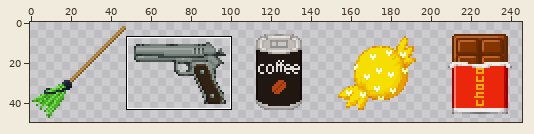
Sprite sheet -- Assets/Sprite/용량작은 스프라이트/Items.png. The first picture is a wide view before the edit; the outline marks the close-up.
Close-up. Earlier state:
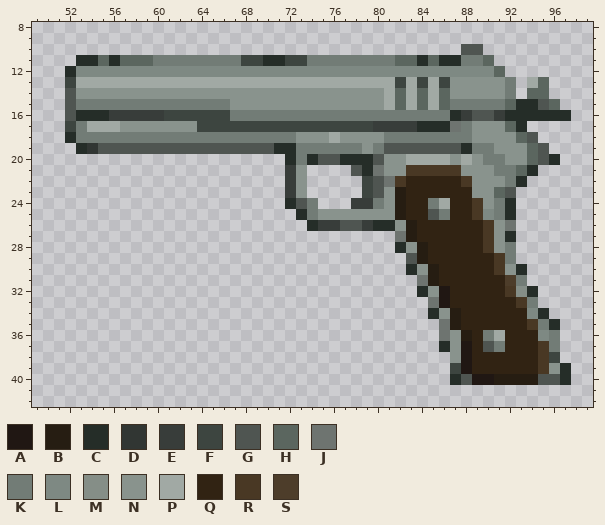
The file is 250x50 pixels. Pixels under 10% opacity are left out. Colours within 5 levels of each other are drawn and written as one. Shown: x 49..99, y 8..42. The wide view leaves out empty margins. The commit also changed other parts of the picture, which this record leaves out.
Palette (. is transparent): A #201713  B #261d12  C #252d28  D #313633  E #383d3a  F #3d4540  G #4f5551  H #5b665f  J #6e7470  K #727c76  L #7e8983  M #858e87  N #89938d  P #a1a9a4  Q #312313  R #493824  S #4d3d2a
Pixels before, first column x 52:
10 ....................................GG........
11 .CCHCHHHKKKKKKKKFFCCFFKKKKKKKKHHCHCCKKH.......
12 CLLLLLLLLLLLLLLLLLLLLLLLLLLLLLLLLLLLLLLH......
13 FPPPPPPPPPPPPPPPPPPPPPPPPPPPPPFPFPFNNNNNK.PH..
14 GNNNNNNNNNNNNNNNNNNNNNNNNNNNNPHPHPHNNNNNK.HH..
15 GKKKKKKKKKKKKKKNNNNNNNNNNNNNNPHPHPHKKKKKHCCGH.
16 GCCCEEEEEFFFFFFKKKKKKKKKKKKKKKKKKKKCEGGECCCCCC
17 FKPPPNNNNNNNFFFFFFFFFFFFFFFFEEEECCCJKNNNHC....
18 CKKKKKKKKKKKKKKKKKKKKNNNPNNNNKKKKKKKKNNNNHG...
19 .CDGGGGGGGGGGGGGGGGCCKKKKKKNKGGGGGGGCKKNNNHG..
20 ....................CKCGGCCCGNNPPPPNPNKKNNHGC.
21 ....................EN....GCJNNRRRRRNNNKKHC...
22 ....................EN.....FGJRQQQQQRNNNKC....
23 ....................EN.....FGNBQQQQQQNNHG.....
24 ....................CGK...EEKNBQQKPQQRNKC.....
25 .....................CKNNNNNNNBQQGKQQRLKC.....
26 ......................CEEGGECCNBQQQQQQRNJ.....
27 ..............................JBQQQQQQRNC.....
28 ..............................CNBQQQQQRNK.....
29 ...............................GBQQQQQQRK.....
30 ...............................CNBQQQQQRNC....
31 ................................JBQQQQQQSK....
32 ................................CNAQQQQQRMC...
33 .................................JAQQQQQQRK...
34 .................................CNBQQQQQQLC..
35 ..................................JBQQQQQQRKC.
36 ..................................JNBQKPQQQLK.
37 ..................................CNAQGKQQQRK.
38 ...................................NAQQQQQQRF.
39 ...................................FAQQQQQQRNC
40 ...................................CGAABBBBGGC
And afterwards:
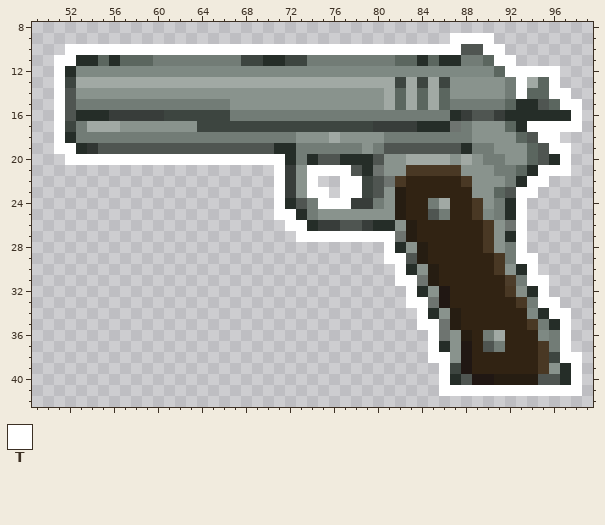
Colours new in this view: T #ffffff
The edit:
{"y":9,"x":87,"old":"....","new":"TTTT"}
{"y":10,"x":52,"old":"....................................","new":"TTTTTTTTTTTTTTTTTTTTTTTTTTTTTTTTTTTT"}
{"y":10,"x":90,"old":"..","new":"TT"}
{"y":11,"x":51,"old":"..","new":"TT"}
{"y":11,"x":91,"old":"..","new":"TT"}
{"y":12,"x":51,"old":".","new":"T"}
{"y":12,"x":92,"old":".....","new":"TTTTT"}
{"y":13,"x":51,"old":".","new":"T"}
{"y":13,"x":93,"old":".","new":"T"}
{"y":13,"x":96,"old":".","new":"T"}
{"y":14,"x":51,"old":".","new":"T"}
{"y":14,"x":93,"old":".","new":"T"}
{"y":14,"x":96,"old":"..","new":"TT"}
{"y":15,"x":51,"old":".","new":"T"}
{"y":15,"x":97,"old":"..","new":"TT"}
{"y":16,"x":51,"old":".","new":"T"}
{"y":16,"x":98,"old":".","new":"T"}
{"y":17,"x":51,"old":".","new":"T"}
{"y":17,"x":94,"old":".....","new":"TTTTT"}
{"y":18,"x":51,"old":".","new":"T"}
{"y":18,"x":95,"old":"..","new":"TT"}
{"y":19,"x":51,"old":"..","new":"TT"}
{"y":19,"x":96,"old":"..","new":"TT"}
{"y":20,"x":52,"old":"....................","new":"TTTTTTTTTTTTTTTTTTTT"}
{"y":20,"x":97,"old":".","new":"T"}
{"y":21,"x":71,"old":".","new":"T"}
{"y":21,"x":74,"old":"....","new":"TTTT"}
{"y":21,"x":95,"old":"...","new":"TTT"}
{"y":22,"x":71,"old":".","new":"T"}
{"y":22,"x":74,"old":".","new":"T"}
{"y":22,"x":77,"old":"..","new":"TT"}
{"y":22,"x":94,"old":"..","new":"TT"}
{"y":23,"x":71,"old":".","new":"T"}
{"y":23,"x":74,"old":"..","new":"TT"}
{"y":23,"x":77,"old":"..","new":"TT"}
{"y":23,"x":93,"old":"..","new":"TT"}
{"y":24,"x":71,"old":".","new":"T"}
{"y":24,"x":75,"old":"...","new":"TTT"}
{"y":24,"x":93,"old":".","new":"T"}
{"y":25,"x":71,"old":"..","new":"TT"}
{"y":25,"x":93,"old":".","new":"T"}
{"y":26,"x":72,"old":"..","new":"TT"}
{"y":26,"x":93,"old":".","new":"T"}
{"y":27,"x":73,"old":".........","new":"TTTTTTTTT"}
{"y":27,"x":93,"old":".","new":"T"}
{"y":28,"x":81,"old":".","new":"T"}
{"y":28,"x":93,"old":".","new":"T"}
{"y":29,"x":81,"old":"..","new":"TT"}
{"y":29,"x":93,"old":"..","new":"TT"}
{"y":30,"x":82,"old":".","new":"T"}
{"y":30,"x":94,"old":".","new":"T"}
{"y":31,"x":82,"old":"..","new":"TT"}
{"y":31,"x":94,"old":"..","new":"TT"}
{"y":32,"x":83,"old":".","new":"T"}
{"y":32,"x":95,"old":".","new":"T"}
{"y":33,"x":83,"old":"..","new":"TT"}
{"y":33,"x":95,"old":"..","new":"TT"}
{"y":34,"x":84,"old":".","new":"T"}
{"y":34,"x":96,"old":"..","new":"TT"}
{"y":35,"x":84,"old":"..","new":"TT"}
{"y":35,"x":97,"old":".","new":"T"}
{"y":36,"x":85,"old":".","new":"T"}
{"y":36,"x":97,"old":".","new":"T"}
{"y":37,"x":85,"old":".","new":"T"}
{"y":37,"x":97,"old":".","new":"T"}
{"y":38,"x":85,"old":"..","new":"TT"}
{"y":38,"x":97,"old":"..","new":"TT"}
{"y":39,"x":86,"old":".","new":"T"}
{"y":39,"x":98,"old":".","new":"T"}
{"y":40,"x":86,"old":".","new":"T"}
{"y":40,"x":98,"old":".","new":"T"}
{"y":41,"x":86,"old":".............","new":"TTTTTTTTTTTTT"}
{"label":"added","picture_box":[54,33,582,396]}
